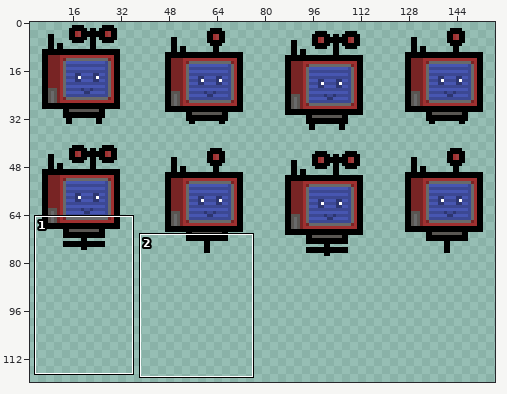
Edited in one commit: sprite sheet (Assets/Sprites/Character/Character Sprite Sheet.png). Above: a wide view before the commit, with the close-up outlined.
Close-up. Before:
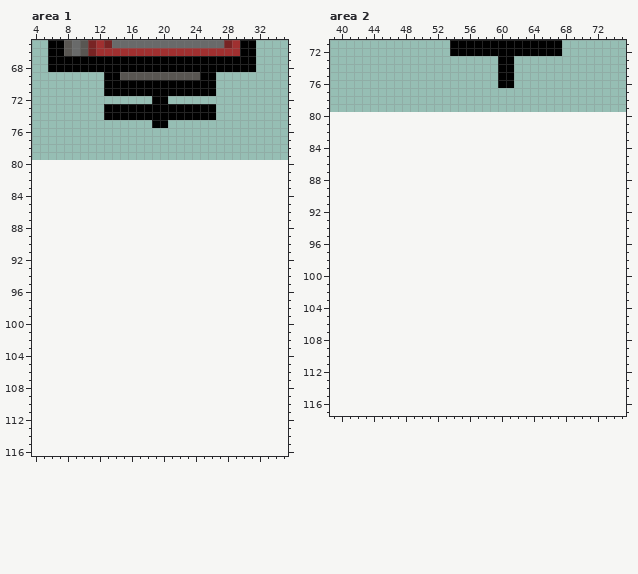
The file is 160x80 pixels. Colours within 5 levels of each other are drawn and written as one. Shown: area 1: x 4..35, y 65..116; area 2: x 39..75, y 71..117. The old version is drawn lined up with the new one, on the new canvas. The wide view leaves out empty margins. The commit also changed other parts of the picture, which this record leaves out.
The result:
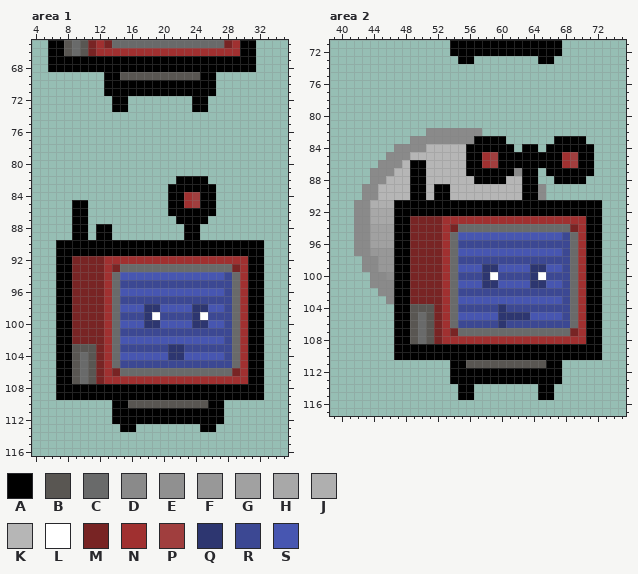
Palette (. is transparent): A #000000  B #595652  C #696a6a  D #8a8a8a  E #909090  F #989898  G #a1a1a1  H #a8a8a8  J #afafaf  K #b6b6b6  L #ffffff  M #782424  N #a03030  P #a03e3e  Q #2d3670  R #3c4893  S #4756b1
Changes in this commit:
canvas 160x80 -> 160x120
Changed rows in their new state; - is an unchanged pixel.
Area 1:
first column x 13:
 72 -AA---..---AA-
 73 .--........--.
 74 ..............
 75 ------..------
first column x 7:
 82 ---------------AAAA-------
 83 --------------AAAAAA------
 84 --------------AANPAA------
 85 --AA----------AANPAA------
 86 --AA----------AAAAAA------
 87 --AA-----------AAAA-------
 88 --AA-AA---------AA--------
 89 --AA-AA---------AA--------
 90 AAAAAAAAAAAAAAAAAAAAAAAAAA
 91 AAAAAAAAAAAAAAAAAAAAAAAAAA
 92 AAMMMMNNNNNNNNNNNNNNNNNNAA
 93 AAMMMMNMCCCCCCCCCCCCCCMNAA
 94 AAMMMMNCSSSSSSSSSSSSSRCNAA
 95 AAMMMMNCRRRRRRRRRRRRRRCNAA
 96 AAMMMMNCSSSSSSSSSSSSSRCNAA
 97 AAMMMMNCRRRRRRRRRRRRRRCNAA
 98 AAMMMMNCSSSQQSSSSQQSSRCNAA
 99 AAMMMMNCRRRQLRRRRQLRRRCNAA
100 AAMMMMNCSSSQQSSSSQQSSRCNAA
101 AAMMMMNCRRRRRRRRRRRRRRCNAA
102 AAMMMMNCSSSSSSSSSSSSSRCNAA
103 AABBBMNCRRRRRRQQRRRRRRCNAA
104 AABCBMNCSSSSSSQQSSSSSRCNAA
105 AABCBMNCRRRRRRRRRRRRRRCNAA
106 AABCBMNMCCCCCCCCCCCCCCMNAA
107 AABCBMNNNNNNNNNNNNNNNNNNAA
108 AAAAAAAAAAAAAAAAAAAAAAAAAA
109 AAAAAAAAAAAAAAAAAAAAAAAAAA
110 -------AABBBBBBBBBBAA-----
111 -------AAAAAAAAAAAAAA-----
112 -------AAAAAAAAAAAAAA-----
113 --------AA--------AA------
Area 2:
first column x 55:
 73 AA---..---AA
 74 -----..-----
 75 -----..-----
 76 -----..-----
first column x 42:
 82 ---------DDDDDDD---------------
 83 -------DDDDDDDDAAAA------AAAA--
 84 -----DDDDKKKKKAAAAAA-AA-AAAAAA-
 85 ----DDDKKKKKKKAANPAAAAAAAANPAA-
 86 ---DDDKAAKKKKKAANPAAAAAAAANPAA-
 87 --DDDKKAAKKKKKAAAAAADAA-AAAAAA-
 88 --DDKKKAAKKKKKKAAAAKKAA--AAAA--
 89 -DDKKKKAAKAAKKKKKKKKKAAD-------
 90 -DDKKKKAAKAAKKKKKKKKKAAD-------
 91 DDJJJAAAAAAAAAAAAAAAAAAAAAAAAAA
 92 DDHHHAAAAAAAAAAAAAAAAAAAAAAAAAA
 93 DDHHHAAMMMMNNNNNNNNNNNNNNNNNNAA
 94 DDGGGAAMMMMNMCCCCCCCCCCCCCCMNAA
 95 DDGGGAAMMMMNCSSSSSSSSSSSSSRCNAA
 96 DDGGGAAMMMMNCRRRRRRRRRRRRRRCNAA
 97 DDFFFAAMMMMNCSSSSSSSSSSSSSRCNAA
 98 -DDFFAAMMMMNCRRRRRRRRRRRRRRCNAA
 99 -DDFFAAMMMMNCSSSQQSSSSQQSSRCNAA
100 --DDEAAMMMMNCRRRQLRRRRQLRRRCNAA
101 --DDDAAMMMMNCSSSQQSSSSQQSSRCNAA
102 ---DDAAMMMMNCRRRRRRRRRRRRRRCNAA
103 ----DAAMMMMNCSSSSSSSSSSSSSRCNAA
104 -----AABBBMNCRRRRRQRRRRRRRRCNAA
105 -----AABCBMNCSSSSSQQQQSSSSRCNAA
106 -----AABCBMNCRRRRRQRRRRRRRRCNAA
107 -----AABCBMNMCCCCCCCCCCCCCCMNAA
108 -----AABCBMNNNNNNNNNNNNNNNNNNAA
109 -----AAAAAAAAAAAAAAAAAAAAAAAAAA
110 -----AAAAAAAAAAAAAAAAAAAAAAAAAA
111 ------------AABBBBBBBBBBAA-----
112 ------------AAAAAAAAAAAAAA-----
113 ------------AAAAAAAAAAAAAA-----
114 -------------AA--------AA------
115 -------------AA--------AA------
Where, in picture pixels (left, top, right, bottom), the same in both close-ups:
changed: (104, 96, 216, 128)
added: (56, 176, 264, 432)
added: (458, 56, 474, 64)
changed: (498, 56, 554, 88)
added: (354, 128, 602, 400)
